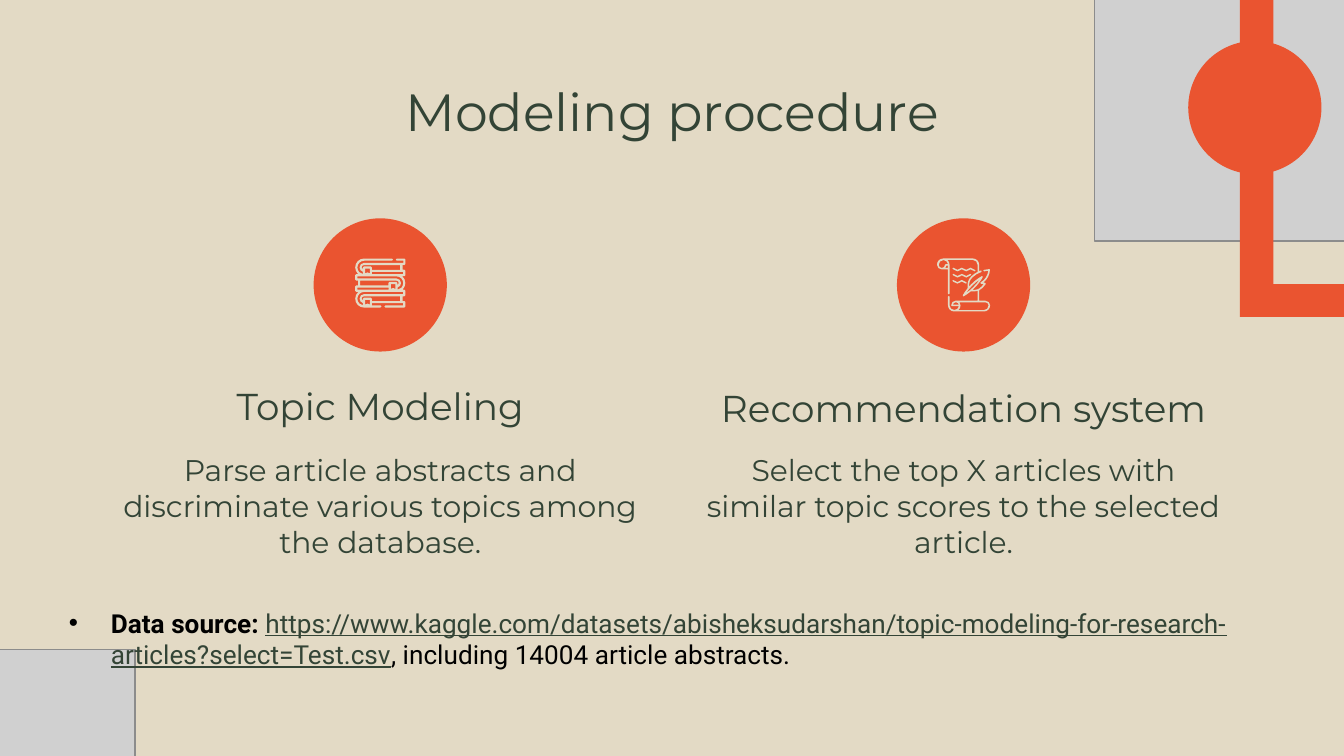
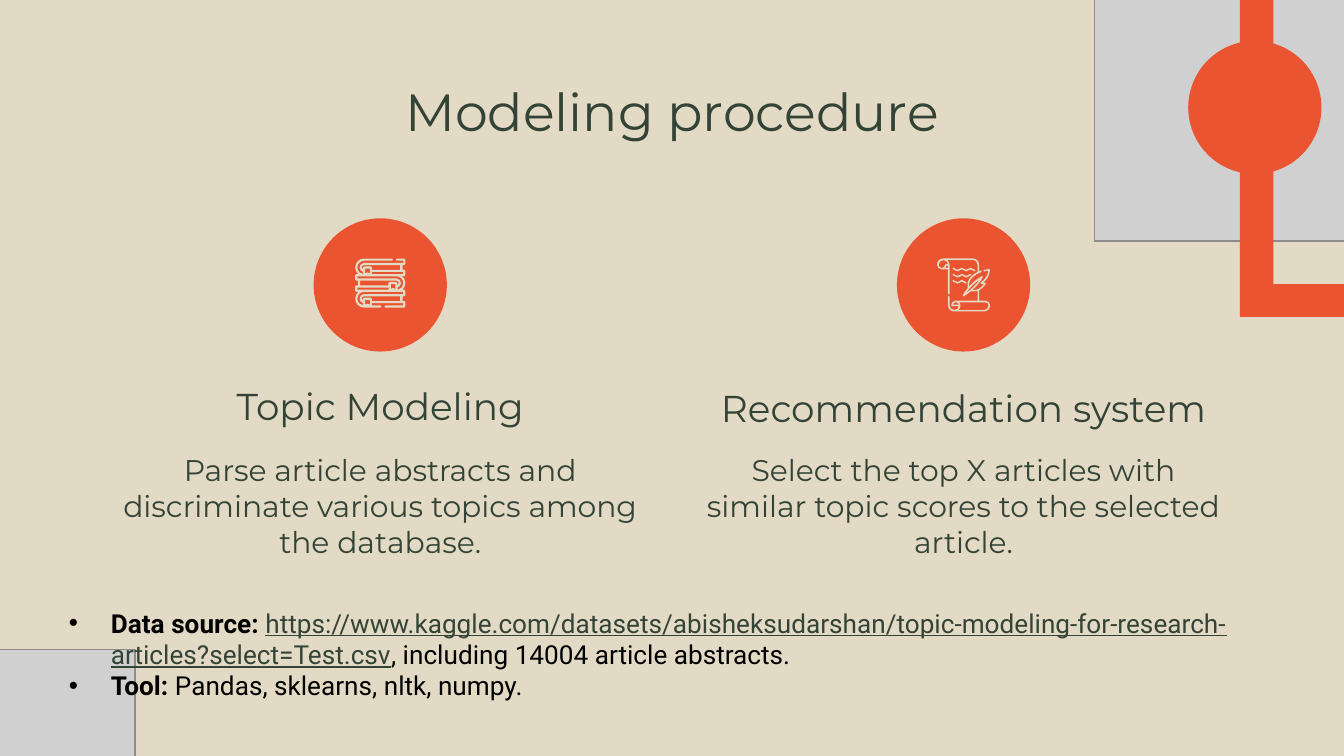
Before and after one commit to suz2/MetisNLP, a slide deck: slide 3 of ResearchArticleRecommendation.pptx. Drawn at 1344x756 pixels with LibreOffice and Linux fonts; fonts in the diff are those of the drawing; grey boxes stand for pictures; background and template pictures are left out. Boxes give left, top, right and bottom in pixels: in the first picture for what was removed or moved away, otherwise in the second. Text is boxed around its words. In the diff, an @@ line names an element or a change of style, - is before the commit and + after.

```diff
--- a/ResearchArticleRecommendation.pptx
+++ b/ResearchArticleRecommendation.pptx
@@ text at [111, 671, 522, 701]: paragraph added @@
+• Tool: Pandas, sklearns, nltk, numpy.
```
Also in this commit, not shown: 4 other slides changed.
